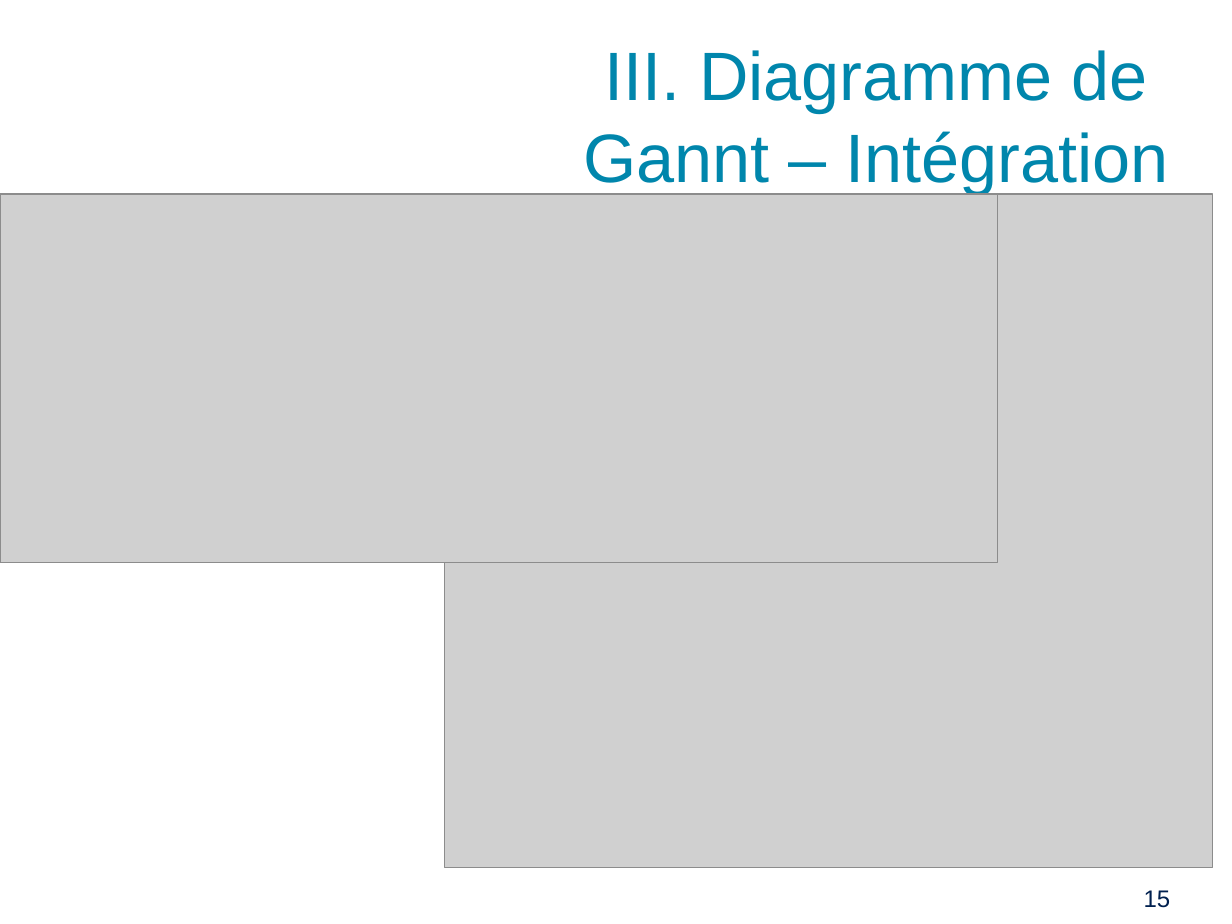
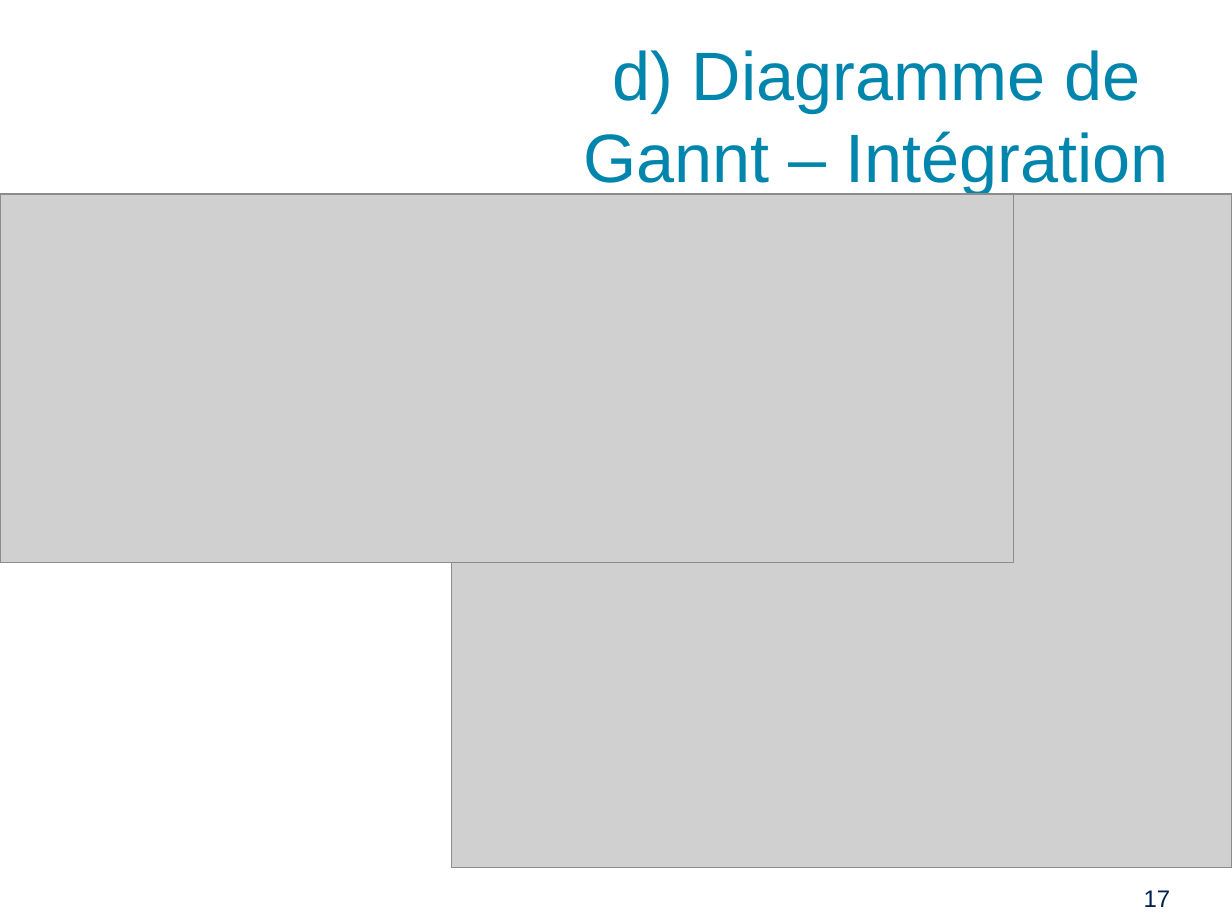
Before and after one commit to PinaudLucas/Projet, a slide deck: slide 17 of Lucas/Revue_1.odp (slide 15 before the commit). Drawn at 1232x924 pixels with LibreOffice and Linux fonts; fonts in the diff are those of the drawing; grey boxes stand for pictures; background and template pictures are left out. Boxes give left, top, right and bottom in pixels: in the first picture for what was removed or moved away, otherwise in the second. Text is boxed around its words. In the diff, an @@ line names an element or a change of style, - is before the commit and + after.

```diff
--- a/Lucas/Revue_1.odp
+++ b/Lucas/Revue_1.odp
@@ title at [584,50,1169,194]: text changed @@
-III. Diagramme de Gannt – Intégration
+d) Diagramme de Gannt – Intégration
@@ picture: place and size @@
-picture at [0,193,998,562]
+picture at [0,193,1014,562]
@@ picture: place and size @@
-picture at [445,193,1212,867]
+picture at [452,193,1232,867]
@@ page number at [1144,890,1171,907]: text changed @@
-15
+17
```
Also in this commit, not shown: 8 other slides changed, 2 slides added, 1 other file.
